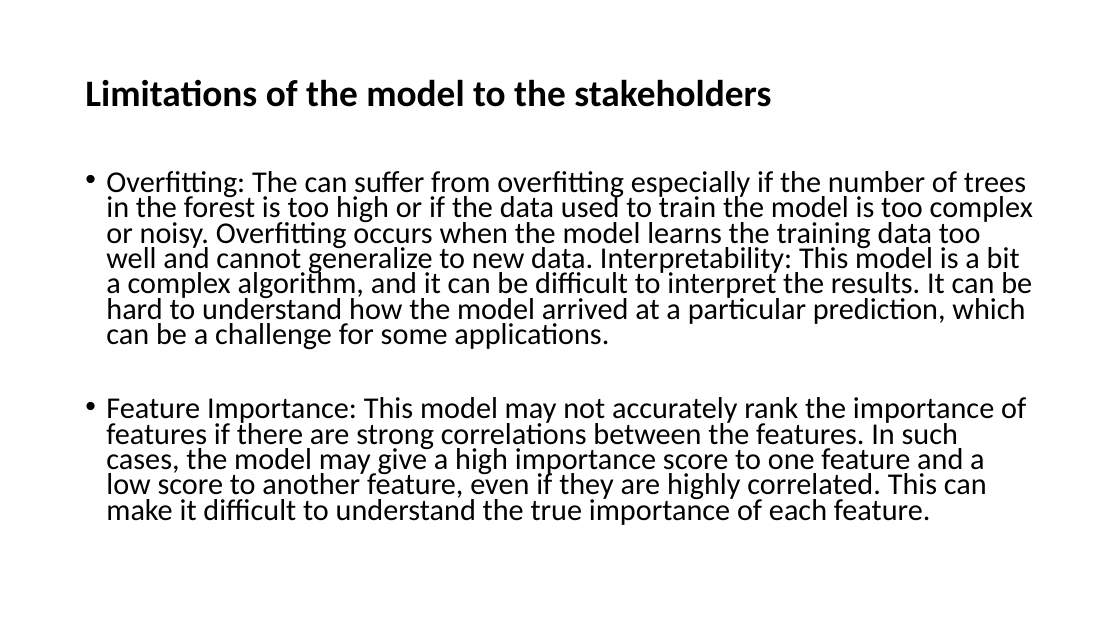
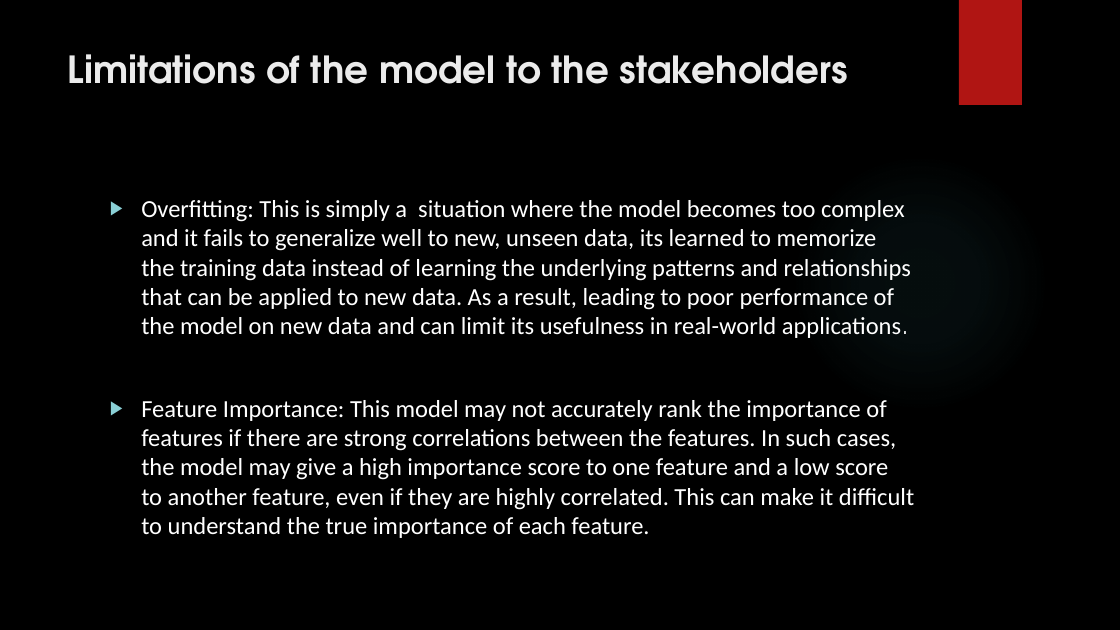
Before and after one commit to Oruka01/Coupon-recommendation-predictions, a slide deck: slide 9 of Presentation/Presentation slide.pptx. Drawn at 1120x630 pixels with LibreOffice and Linux fonts; fonts in the diff are those of the drawing; background and template pictures are left out. Boxes give left, top, right and bottom in pixels: in the first picture for what was removed or moved away, otherwise in the second. Text is boxed around its words. In the diff, an @@ line names an element or a change of style, - is before the commit and + after.

```diff
--- a/Presentation/Presentation slide.pptx
+++ b/Presentation/Presentation slide.pptx
@@ background #FFFFFF to picture (left out) @@
@@ rectangle added at [959, 0, 1022, 105], fill #B01513 @@
@@ title "Limitations of the model to ...": place and size @@
-title "Limitations of the model to ..." at [85, 79, 771, 107]
+title "Limitations of the model to ..." at [68, 54, 848, 84]
@@ title "Limitations of the model to ..." at [68, 54, 848, 84]: font Calibri to TeX Gyre Adventor, text colour #000000 to #EBEBEB; line spacing 0.9 to 1; vertical alignment middle to top @@
@@ ellipse added at [791, 154, 1049, 413], fill gradient #50B9C1 @@
@@ text "Overfitting: This is simply a ...": place and size @@
-text "Overfitting: This is simply a ..." at [106, 171, 1033, 525]
+text "Overfitting: This is simply a ..." at [141, 200, 914, 538]
@@ text at [141, 200, 911, 338]: text changed; size 25.9 to 21 pt; text colour #000000 to #FFFFFF @@
-• Overfitting: The can suffer from overfitting especially if the number of trees in the forest is too high or if the data used to train the model is too complex or noisy. Overfitting occurs when the model learns the training data too well and cannot generalize to new data. Interpretability: This model is a bit a complex algorithm, and it can be difficult to interpret the results. It can be hard to understand how the model arrived at a particular prediction, which can be a challenge for some applications.
+▶ Overfitting: This is simply a situation where the model becomes too complex and it fails to generalize well to new, unseen data, its learned to memorize the training data instead of learning the underlying patterns and relationships that can be applied to new data. As a result, leading to poor performance of the model on new data and can limit its usefulness in real-world applications.
@@ text at [141, 400, 914, 538]: size 25.9 to 21 pt, text colour #000000 to #FFFFFF in "Feature Importance: This model may not accurately ..."; bullet • to ▶; line spacing 0.7 to 1 @@
```
Also in this commit, not shown: 8 other slides changed, 4 slides added, 5 slides removed.
